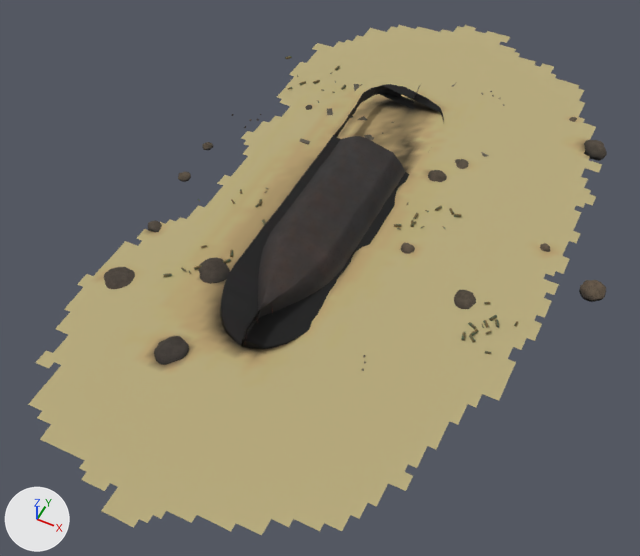
An edit to the glTF model models/item/Q857891/model.glb, drawn before and after from the same camera.
One viewpoint serves both versions: a camera (50 mm lens) standing at (36.2, -78.3, 83.4) and looking at (1.1, -8.2, -4.1). Lighting does not change. The marker at lower left points along +X, +Y and +Z. The first picture is the older version. Where no turn or scale is listed for an object, it has been applied to the vertices. Vertices at exactly the same position are counted once.

The scene before the commit, as lines of its bpy script (objects in view):
```python
ob_hull_section_0 = bpy.data.objects.new('hull_section_0', me_hull_section_0)
ob_hull_section_0.location = (0.0, 0.1, 2.4)
ob_sediment_3 = bpy.data.objects.new('sediment_3', me_sediment_3)
ob_sediment_3.location = (3.0, 0.5, 0.6)
ob_shell_casings_0_001 = bpy.data.objects.new('shell_casings_0.001', me_shell_casings_0)
ob_shell_casings_0_001.parent = ob_shell_casings_0
ob_shell_casings_0_001.location = (-8.681, -14.24, 0.373)
ob_shell_casings_0_001.rotation_euler = (1.543, 0.187, -0.644)  # degrees (88, 11, -37)
ob_shell_casings_0_004 = bpy.data.objects.new('shell_casings_0.004', me_shell_casings_0)
ob_shell_casings_0_004.parent = ob_shell_casings_0
ob_shell_casings_0_004.location = (-12.05, -17.47, 0.282)
ob_shell_casings_0_004.rotation_euler = (0.849, 1.436, 1.657)  # degrees (49, 82, 95)
ob_shell_casings_0_018 = bpy.data.objects.new('shell_casings_0.018', me_shell_casings_0)
ob_shell_casings_0_018.parent = ob_shell_casings_0
ob_shell_casings_0_018.location = (24.27, -8.546, 0.181)
ob_shell_casings_0_018.rotation_euler = (-1.642, -0.502, -0.409)  # degrees (-94, -29, -23)
ob_shell_casings_0_019 = bpy.data.objects.new('shell_casings_0.019', me_shell_casings_0)
ob_shell_casings_0_019.parent = ob_shell_casings_0
ob_shell_casings_0_019.location = (23.72, -9.071, 0.189)
ob_shell_casings_0_019.rotation_euler = (1.304, 1.94, 0.528)  # degrees (75, 111, 30)
ob_shell_casings_0_023 = bpy.data.objects.new('shell_casings_0.023', me_shell_casings_0)
ob_shell_casings_0_023.parent = ob_shell_casings_0
ob_shell_casings_0_023.location = (24.96, -8.354, 0.173)
ob_shell_casings_0_023.rotation_euler = (1.685, -2.355, 0.413)  # degrees (97, -135, 24)
ob_shell_casings_1_008 = bpy.data.objects.new('shell_casings_1.008', me_shell_casings_1)
ob_shell_casings_1_008.parent = ob_shell_casings_1
ob_shell_casings_1_008.location = (25.32, -13.41, 0.156)
ob_shell_casings_1_008.rotation_euler = (1.244, 1.274, 1.356)  # degrees (71, 73, 78)
ob_stones_2 = bpy.data.objects.new('stones_2', me_stones_2)
ob_stones_2.parent = ob_stones
ob_stones_2.location = (5.705, 1.155, -0.023)
ob_stones_2.scale = (0.000914, 0.00102, 0.0000563)
```
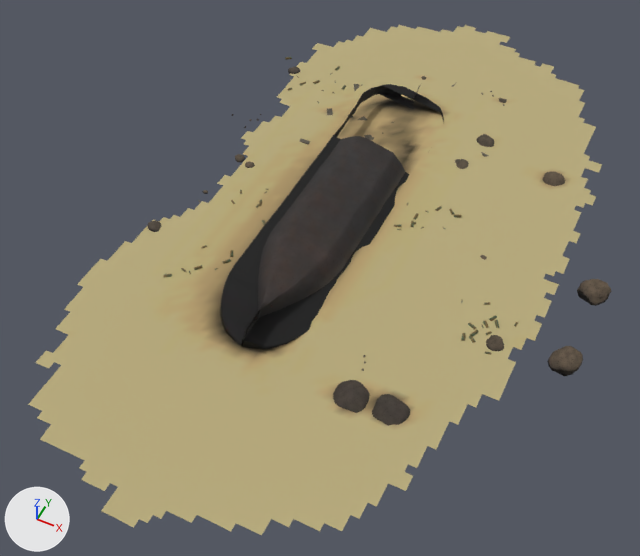
Pixel boxes [x1, y1, x2, y2] of what changed, in the pictures (640 x 556 px; the box of a moved part takes in the faces that stretch with it):
'stones_2', reshaped, moved, rescaled (8% narrower, 38% taller)
    before: [104, 105, 607, 365]
    after: [148, 67, 611, 426]
'shell_casings_0.018', moved
    both: [489, 315, 497, 321]
'shell_casings_0.019', moved
    before: [483, 320, 489, 328]
    after: [483, 321, 489, 328]
'shell_casings_0.023', moved
    before: [495, 319, 499, 328]
    after: [495, 320, 499, 328]
'shell_casings_0.001', moved
    before: [222, 259, 231, 263]
    after: [223, 259, 231, 264]
'shell_casings_0.004', moved
    both: [194, 265, 202, 270]
'shell_casings_1.008', moved
    before: [485, 351, 491, 354]
    after: [485, 351, 491, 355]
'shell_casings_1.009', moved
    before: [486, 331, 492, 335]
    after: [485, 331, 492, 335]
part 1 of me_stones_2, moved or reshaped
    before: [108, 148, 602, 365]
    after: [148, 137, 604, 426]
part 2 of me_stones_2, moved or reshaped
    before: [569, 117, 607, 161]
    after: [203, 190, 583, 376]
part 3 of me_stones_2, moved or reshaped
    before: [305, 105, 312, 110]
    after: [288, 67, 301, 74]
part 4 of me_stones_2, recoloured
    before: [104, 106, 607, 356]
    after: [154, 68, 611, 418]
part 5 of me_sediment_3, moved or reshaped
    before: [103, 216, 227, 324]
    after: [88, 201, 228, 324]
part 6 of me_sediment_3, edited (looks the same)
    both: [89, 74, 591, 431]

Edits to the bpy script that builds the scene:
```text
Change me_stones_2:
    where me_stones_2.from_pydata(...)  # 2916 vertices, 5760 faces; spans x -32767.0..32767.0, y -32767.0..32767.0, z -32767.0..32767.0
    used by ob_stones_2; parent = ob_stones; location = (5.705, 1.155, -0.023); scale = (0.000914, 0.00102, 0.0000563)
    me_stones_2 part 1: 2430 of 2916 vertices moved; they spanned x -32767.0..32767.0, y -32767.0..15873.0, z -32767.0..32767.0 and now span x -32767.0..32767.0, y -32767.0..32767.0, z -31739.0..32767.0; mean shift (6964.0, 7654.0, -718.0); largest move (-16574.0, -18487.0, -25347.0) -> (-9391.0, 32150.0, 1326.0)
    me_stones_2 part 2: 324 of 2916 vertices moved; they spanned x 17660.0..25482.0, y 25517.0..32767.0, z -25725.0..17459.0 and now span x -29280.0..32422.0, y -15412.0..-7234.0, z -32767.0..16352.0; mean shift (-20114.0, -40146.0, 618.0); largest move (24650.0, 27125.0, -25428.0) -> (-29033.0, -7682.0, -3880.0)
    me_stones_2 part 3: 162 of 2916 vertices moved; they spanned x -22393.0..-21178.0, y 16564.0..17753.0, z -9358.0..7629.0 and now span x -32473.0..-30206.0, y 23873.0..25858.0, z -13569.0..8322.0; mean shift (-9515.0, 7689.0, -1856.0); largest move (-21989.0, 16599.0, -3734.0) -> (-32428.0, 24944.0, -5990.0)
    me_stones_2 part 4: 2045 kept faces spanning x -32473.0..32767.0, y -32682.0..32757.0, z -20575.0..32767.0 get new vertex colours
Change me_sediment_3:
    used by ob_sediment_3; location = (3.0, 0.5, 0.6)
    remove me_sediment_3.from_pydata(...)  # 4388 vertices, 8410 faces; spans x -27.0..27.0, y -50.5..50.5, z -0.8..0.8
    add me_sediment_3.from_pydata(...)  # 4398 vertices, 8432 faces; spans x -27.0..27.0, y -50.5..50.5, z -0.8..0.8
    me_sediment_3 part 5: 53 vertices moved from x -23.0..-4.0, y -23.5..-10.5, z -0.7..0.6 to x -23.0..-4.0, y -23.5..-10.5, z -0.7..0.7; 6 vertices removed from x -26.0..-22.0, y -21.5..-10.5, z -0.8; 16 vertices added at x -27.0..-21.0, y -23.5..-6.5, z -0.8..-0.7
    me_sediment_3 part 6: 1493 kept faces spanning x -26.0..27.0, y -33.5..34.5, z -0.8..0.8 get new vertex colours
Change ob_stones_2:
    ob_stones_2.location: (5.705, 1.155, -0.023) -> (7.108, 2.824, -0.0376)
    ob_stones_2.scale: (0.000914, 0.00102, 0.0000563) -> (0.000888, 0.000945, 0.0000615)
Change ob_shell_casings_0_001:
    ob_shell_casings_0_001.location: (-8.681, -14.24, 0.373) -> (-8.681, -14.24, 0.313)
Change ob_shell_casings_0_004:
    ob_shell_casings_0_004.location: (-12.05, -17.47, 0.282) -> (-12.05, -17.47, 0.214)
Change ob_shell_casings_0_018:
    ob_shell_casings_0_018.location: (24.27, -8.546, 0.181) -> (24.27, -8.546, 0.0808)
Change ob_shell_casings_0_019:
    ob_shell_casings_0_019.location: (23.72, -9.071, 0.189) -> (23.72, -9.071, 0.0889)
Change ob_shell_casings_0_023:
    ob_shell_casings_0_023.location: (24.96, -8.354, 0.173) -> (24.96, -8.354, 0.0729)
Change ob_shell_casings_1_008:
    ob_shell_casings_1_008.location: (25.32, -13.41, 0.156) -> (25.32, -13.41, 0.056)
Change ob_shell_casings_1_009:
    ob_shell_casings_1_009.location: (24.52, -10.8, 0.172) -> (24.52, -10.8, 0.0724)
Change ob_shell_casings_2_017:
    ob_shell_casings_2_017.location: (-17.99, -6.452, 0.15) -> (-17.99, -6.452, 0.05)
```
